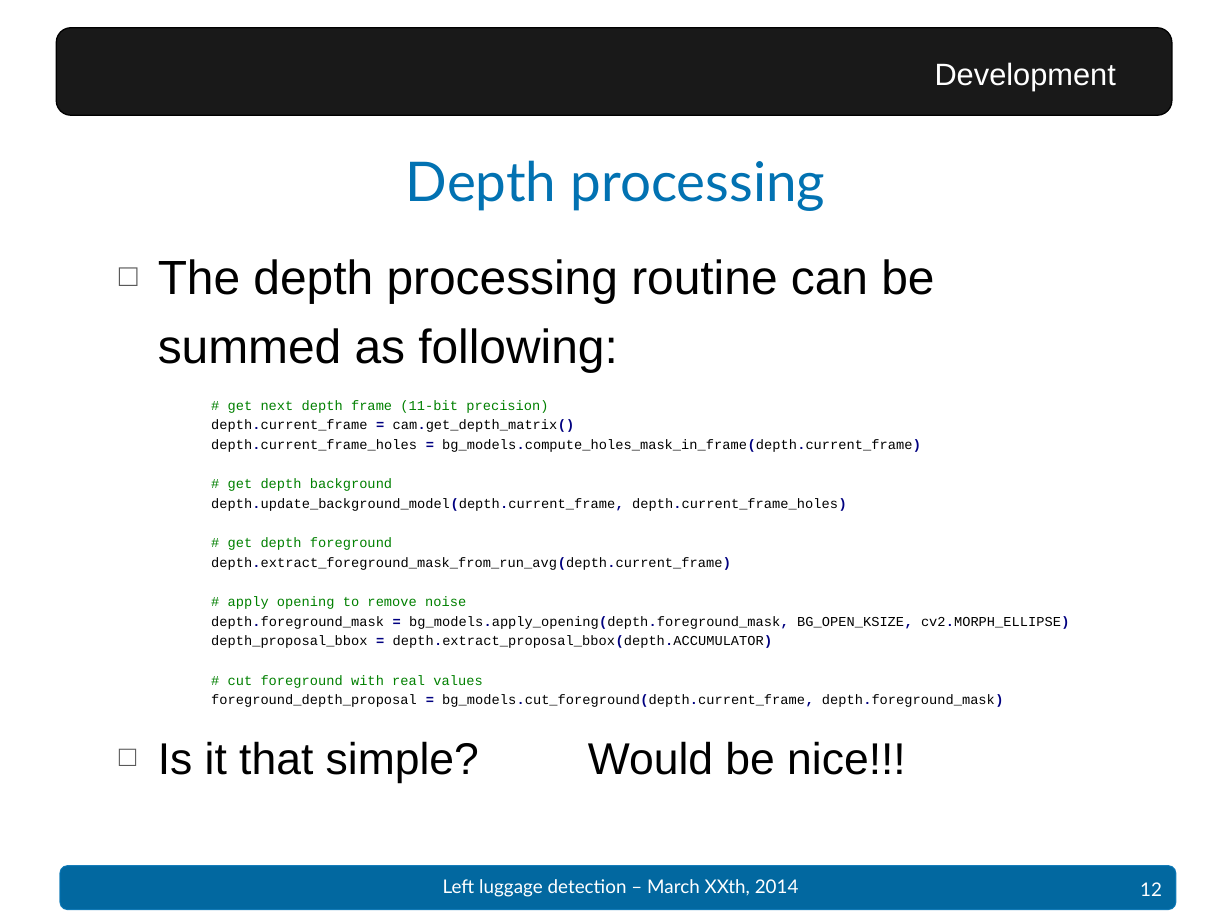
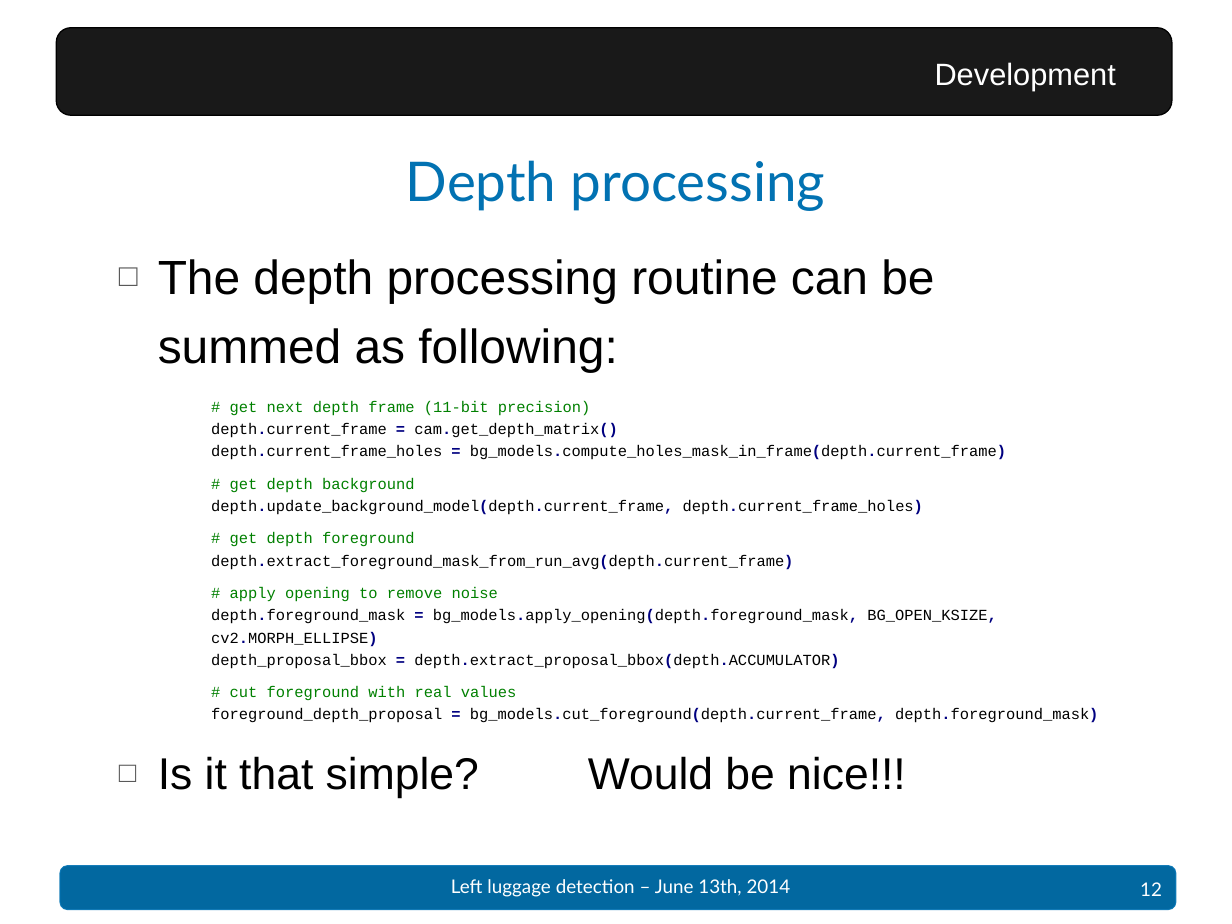
Before and after one commit to Dining-Engineers/left-luggage-detection, a slide deck: slide 12 of docs/Presentation - Left luggage detection.pptx. Drawn at 1232x924 pixels with LibreOffice and Linux fonts; fonts in the diff are those of the drawing; background and template pictures are left out. Boxes give left, top, right and bottom in pixels: in the first picture for what was removed or moved away, otherwise in the second. Text is boxed around its words. In the diff, an @@ line names an element or a change of style, - is before the commit and + after.

Commit message:
presentation

```diff
--- a/docs/Presentation - Left luggage detection.pptx
+++ b/docs/Presentation - Left luggage detection.pptx
@@ text at <box>211,400,1098,723</box>: size 8 to 9 pt in "# get next depth frame (11-bit precision)", "depth.current_frame = cam.get_depth_matrix()", "depth.current_frame_holes = bg_models.compute_holes_mask_in_ ...", "# get depth background" and 6 more places; more space between paragraphs @@
@@ text at <box>211,609,996,669</box>: text changed; size 8 to 9 pt @@
-    depth.foreground_mask = bg_models.apply_opening(depth.foreground_mask, BG_OPEN_KSIZE, cv2.MORPH_ELLIPSE) depth_proposal_bbox = depth.extract_proposal_bbox(depth.ACCUMULATOR)
+    depth.foreground_mask = bg_models.apply_opening(depth.foreground_mask, BG_OPEN_KSIZE, cv2.MORPH_ELLIPSE)
+    depth_proposal_bbox = depth.extract_proposal_bbox(depth.ACCUMULATOR)
@@ text at <box>451,879,791,897</box>: text changed @@
-Left luggage detection – March XXth, 2014
+Left luggage detection – June 13th, 2014
```
Also in this commit, not shown: 17 other slides changed, 2 slides added, 1 slide removed.
